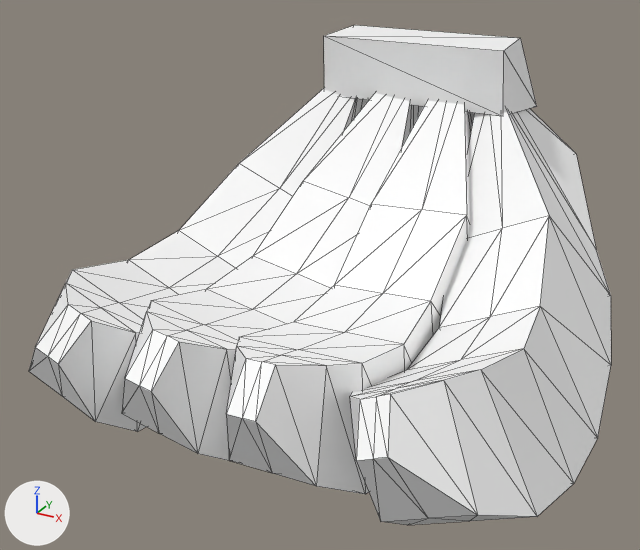
The glTF model assets/objects/Fruits/Banana/Banana.glb as it was, and as the next commit left it.
The view is the same before and after, from a 50 mm camera at (2.09, -3.62, 1.44) aimed at (0.16, -0.11, -0.32). The axes (+X, +Y, +Z) are drawn at lower left. The lights are the same throughout. The older version comes first. Mesh edges are drawn as thin lines. Vertices at exactly the same position are counted once.
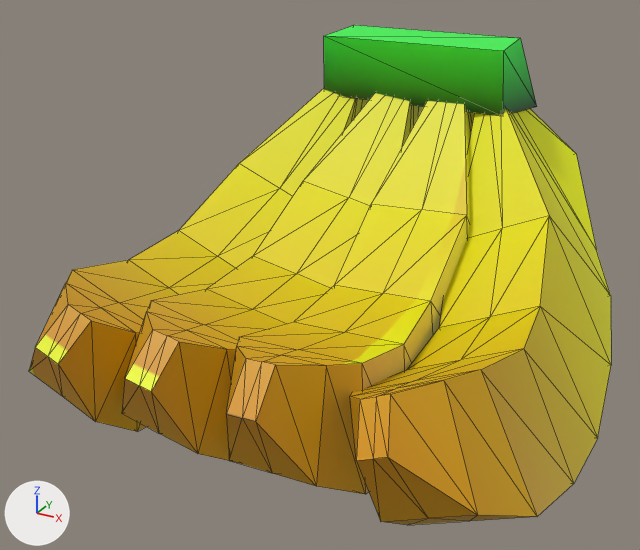
Where the change shows, as pixel boxes [x1, y1, x2, y2] in the pictures (640 x 550 px):
'Cube.003', surface changed (white to yellow)
    both: [350, 109, 611, 525]
'Cube.002', surface changed (white to yellow)
    both: [226, 101, 474, 494]
'Cube.001', surface changed (white to yellow)
    both: [122, 93, 424, 461]
'Cube', surface changed (white to yellow)
    both: [29, 89, 369, 431]
'Cube.004', surface changed (white to green)
    both: [324, 25, 537, 115]

Patch to the scene script:
```diff
--- a/assets/objects/Fruits/Banana/Banana.glb.py
+++ b/assets/objects/Fruits/Banana/Banana.glb.py
@@ img_banana_stick_texture @@
+img_banana_stick_texture = load_image('Banana Stick Texture', '_unpacked/Banana_Stick_Texture', 1024, 1024, 'sRGB')
@@ img_banana_texture @@
+img_banana_texture = load_image('Banana Texture', '_unpacked/Banana_Texture', 1024, 1024, 'sRGB')
@@ mat_material_003 @@
 mat_material_003 = principled_material('Material.003')
-mat_material_003.base_color = (1.0, 1.0, 1.0)  # white #ffffff
+mat_material_003.texture = img_banana_texture
@@ mat_material @@
 mat_material = principled_material('Material')
-mat_material.base_color = (1.0, 1.0, 1.0)  # white #ffffff
+mat_material.texture = img_banana_stick_texture
@@ me_cube_001 @@
 me_cube_001.from_pydata(...)  # 54 vertices, 104 faces; spans x -1.13..-0.42, y -1.26..1.24, z -1.12..0.48
 # used by ob_cube_001; location = (0.687, 0.0, 0.0)
+# me_cube_001 part 1: texture (UV) coordinates of 104 of 104 faces, centred in x -1.08..-0.46, y -1.2..1.18, z -1.09..0.47, changed; they spanned u 0.12..0.88, v 0.0..1.0 and now span u 0.0..0.96, v 0.0..0.88
 me_cube_001.materials.append(mat_material_003)
@@ me_cube_002 @@
 me_cube_002.from_pydata(...)  # 54 vertices, 104 faces; spans x -1.15..-0.52, y -1.26..1.24, z -1.09..0.49
 # used by ob_cube_002; location = (1.302, 0.0, 0.0)
+# me_cube_002 part 2: texture (UV) coordinates of 104 of 104 faces, centred in x -1.12..-0.53, y -1.2..1.18, z -1.07..0.48, changed; they spanned u 0.12..0.88, v 0.0..1.0 and now span u 0.17..0.96, v 0.0..0.93
 me_cube_002.materials.append(mat_material_003)
@@ me_cube_003 @@
 me_cube_003.from_pydata(...)  # 54 vertices, 104 faces; spans x -1.55..-0.56, y -1.26..1.24, z -1.13..0.43
 # used by ob_cube_003; location = (2.117, 0.0, 0.0)
+# me_cube_003 part 3: texture (UV) coordinates of 104 of 104 faces, centred in x -1.53..-0.65, y -1.2..1.18, z -1.08..0.42, changed; they spanned u 0.12..0.88, v 0.0..1.0 and now span u 0.08..0.96, v 0.0..0.88
 me_cube_003.materials.append(mat_material_003)
@@ me_cube_004 @@
 me_cube_004.from_pydata(...)  # 8 vertices, 12 faces; spans x -0.326..0.824, y 0.69..1.124, z 0.341..0.694
 # used by ob_cube_004; location = (0.0, 0.0, 0.0)
+# me_cube_004 part 4: texture (UV) coordinates of 12 of 12 faces, centred in x -0.288..0.769, y 0.735..1.124, z 0.341..0.694, changed; they spanned u 0.12..0.88, v 0.0..1.0 and now span u 0.0..0.97, v 0.0..1.0
 me_cube_004.materials.append(mat_material)
```
